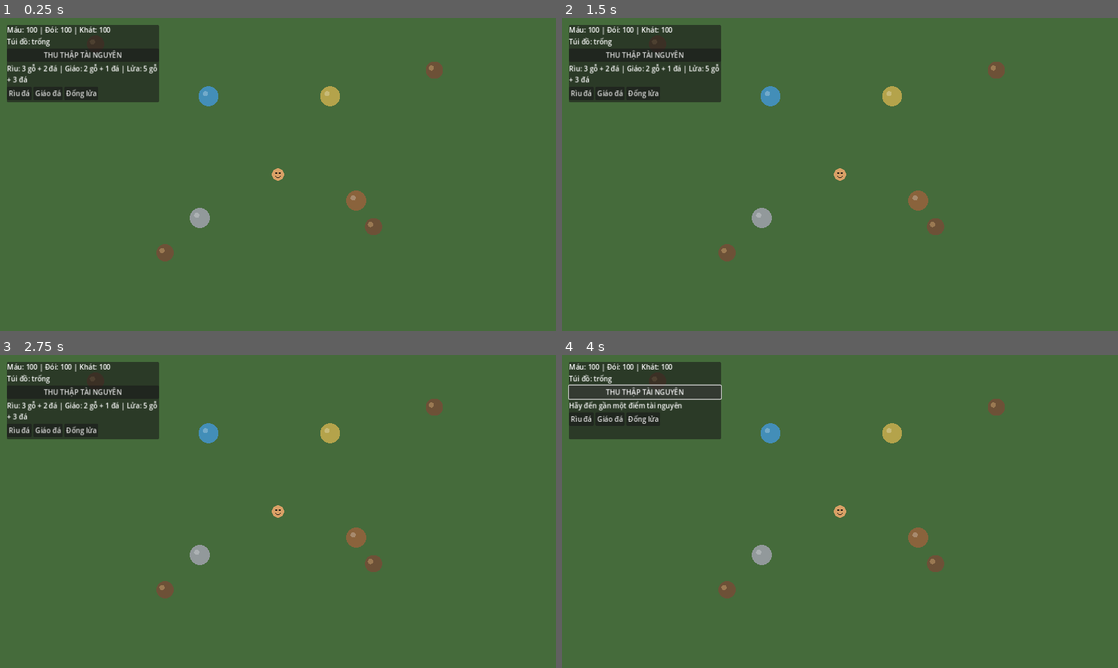
Above: before the commit, frames 1-4 (two rows, left to right).
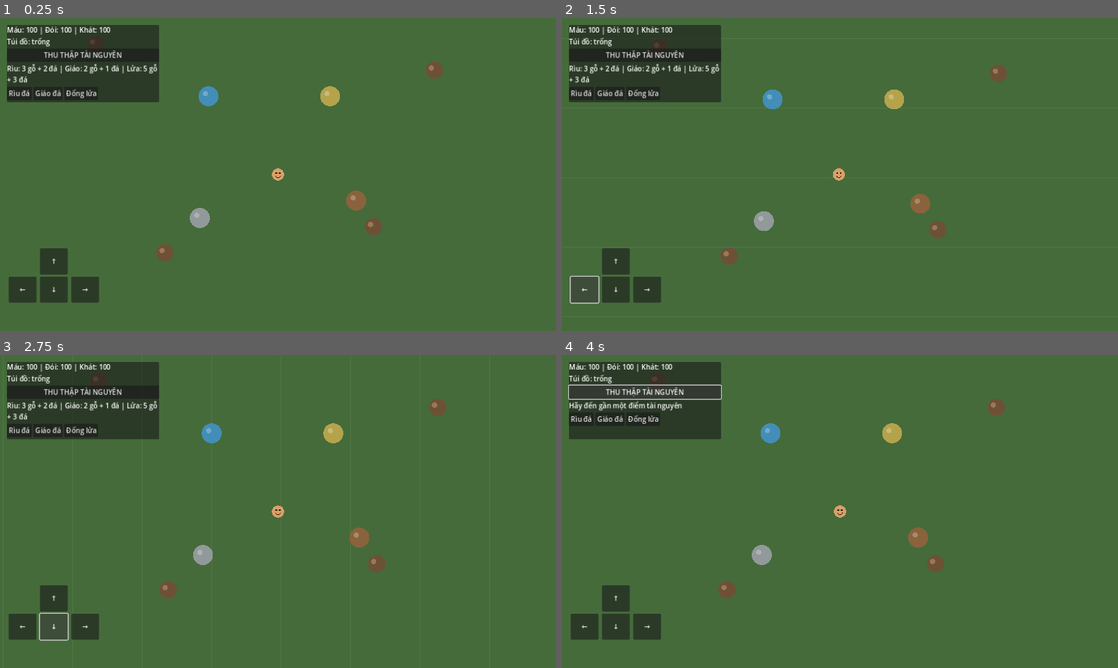
Above: after the commit, the same moments.

Repository: khanhhkt8-hub/Bo-Lac-Tien-Su.
Game: Godot game, scene res://Scenes/Main.tscn
Two runs of this game, one before a commit and one after it. Both use one fixed random seed, a clock stepped at 60 frames per second and the inputs below.
Inputs (mouse positions are in pixels of both pictures, inside the frame that each line leads up to):
- Up to frame 1 (0.25 s): no input
- Up to frame 2 (1.5 s): click (617, 262) at 0.5 s, where only the run after the commit has a clickable "↑"; click (584, 290) at 1.25 s, where only the run after the commit has a clickable "←"
- Up to frame 3 (2.75 s): click (55, 627) at 2 s, where only the run after the commit has a clickable "↓"
- Up to frame 4 (4 s): click (645, 627) at 2.75 s, where only the run after the commit has a clickable "→"; click "THU THẬP TÀI NGUYÊN" at 3.5 s

The runs differ from the first frame. In frame 1, 1.6% of the frame differs, in the area x 1-18%, y 73-91%; in frame 2, 2.4%, in the area x 1-81%, y 6-92%; in frame 3, 2.3%; in frame 4, 1.6%.

Commit message:
Add on-screen touch movement controls for Android

Diff:
--- a/Scripts/UI/SurvivalHUD.gd
+++ b/Scripts/UI/SurvivalHUD.gd
@@ -37,6 +37,7 @@
 	_add_craft_button(buttons, "Rìu đá", "stone_axe")
 	_add_craft_button(buttons, "Giáo đá", "stone_spear")
 	_add_craft_button(buttons, "Đống lửa", "campfire")
+	_create_mobile_movement_pad()
 
 	if _player != null:
 		_stats = _player.get("survival_stats") as SurvivalStats
@@ -48,6 +49,34 @@
 		if _inventory != null:
 			_inventory.inventory_changed.connect(_on_inventory_changed)
 			_on_inventory_changed(_inventory.items)
+
+func _create_mobile_movement_pad() -> void:
+	_add_move_button("↑", "ui_up", Vector2(92, -190))
+	_add_move_button("←", "ui_left", Vector2(20, -125))
+	_add_move_button("↓", "ui_down", Vector2(92, -125))
+	_add_move_button("→", "ui_right", Vector2(164, -125))
+
+func _add_move_button(title: String, action: String, offset: Vector2) -> void:
+	var button := Button.new()
+	button.text = title
+	button.custom_minimum_size = Vector2(64, 60)
+	button.anchor_left = 0.0
+	button.anchor_right = 0.0
+	button.anchor_top = 1.0
+	button.anchor_bottom = 1.0
+	button.offset_left = offset.x
+	button.offset_top = offset.y
+	button.offset_right = offset.x + 64.0
+	button.offset_bottom = offset.y + 60.0
+	button.button_down.connect(_on_move_button_down.bind(action))
+	button.button_up.connect(_on_move_button_up.bind(action))
+	add_child(button)
+
+func _on_move_button_down(action: String) -> void:
+	Input.action_press(action)
+
+func _on_move_button_up(action: String) -> void:
+	Input.action_release(action)
 
 func _on_gather_pressed() -> void:
 	if _player != null and _player.has_method("gather_nearby"):
